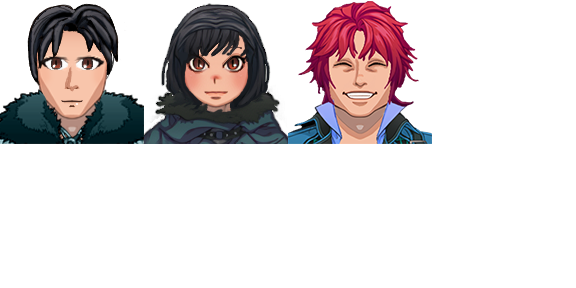
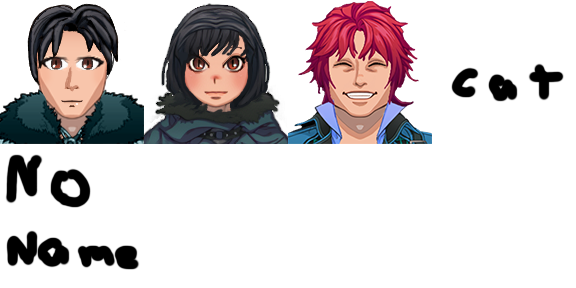
Revision of a layered 576 x 288 image; what changed, layer by layer:
added layer "Layer 3" above "Edoc Face" over (x1=5, y1=63, x2=564, y2=270)
